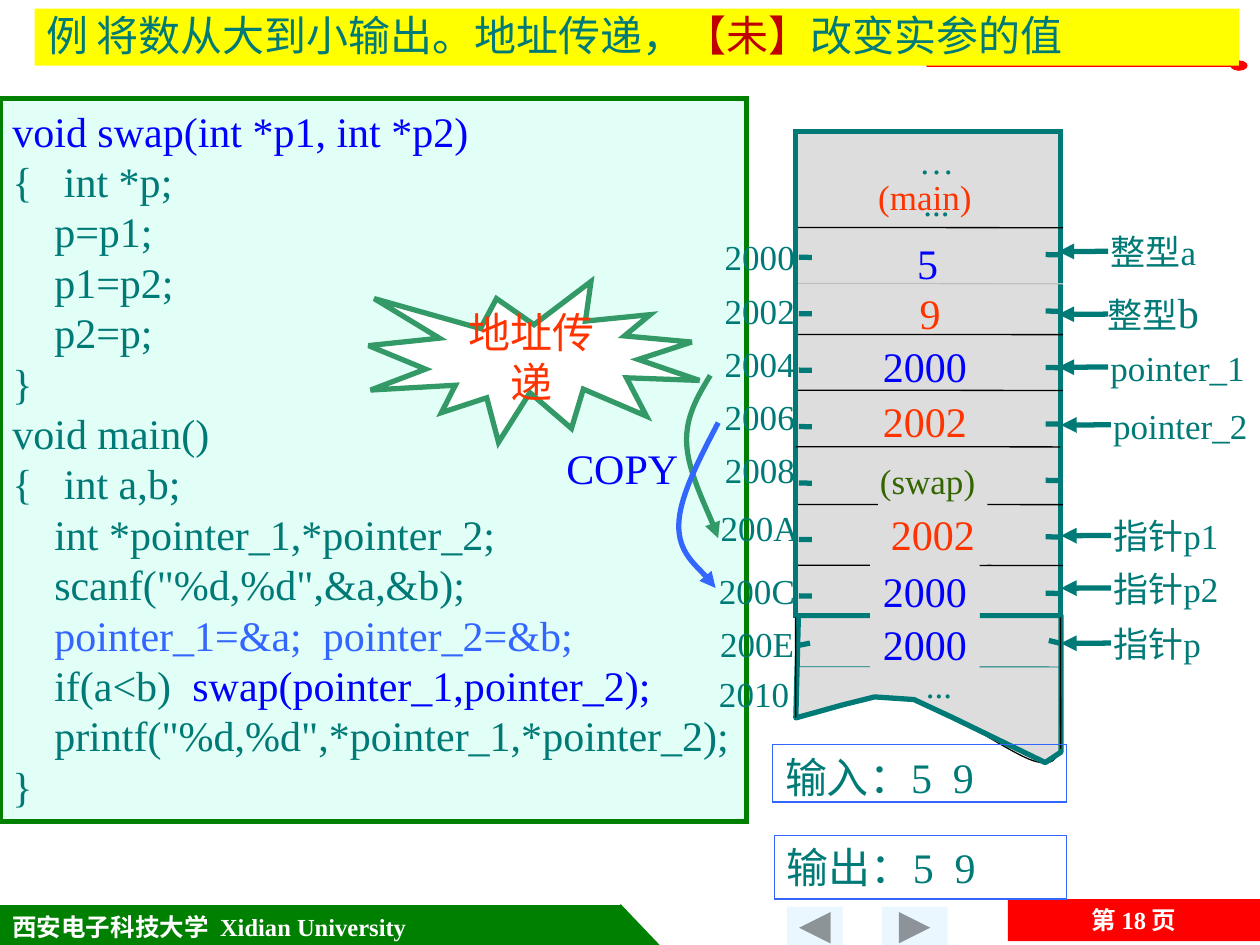
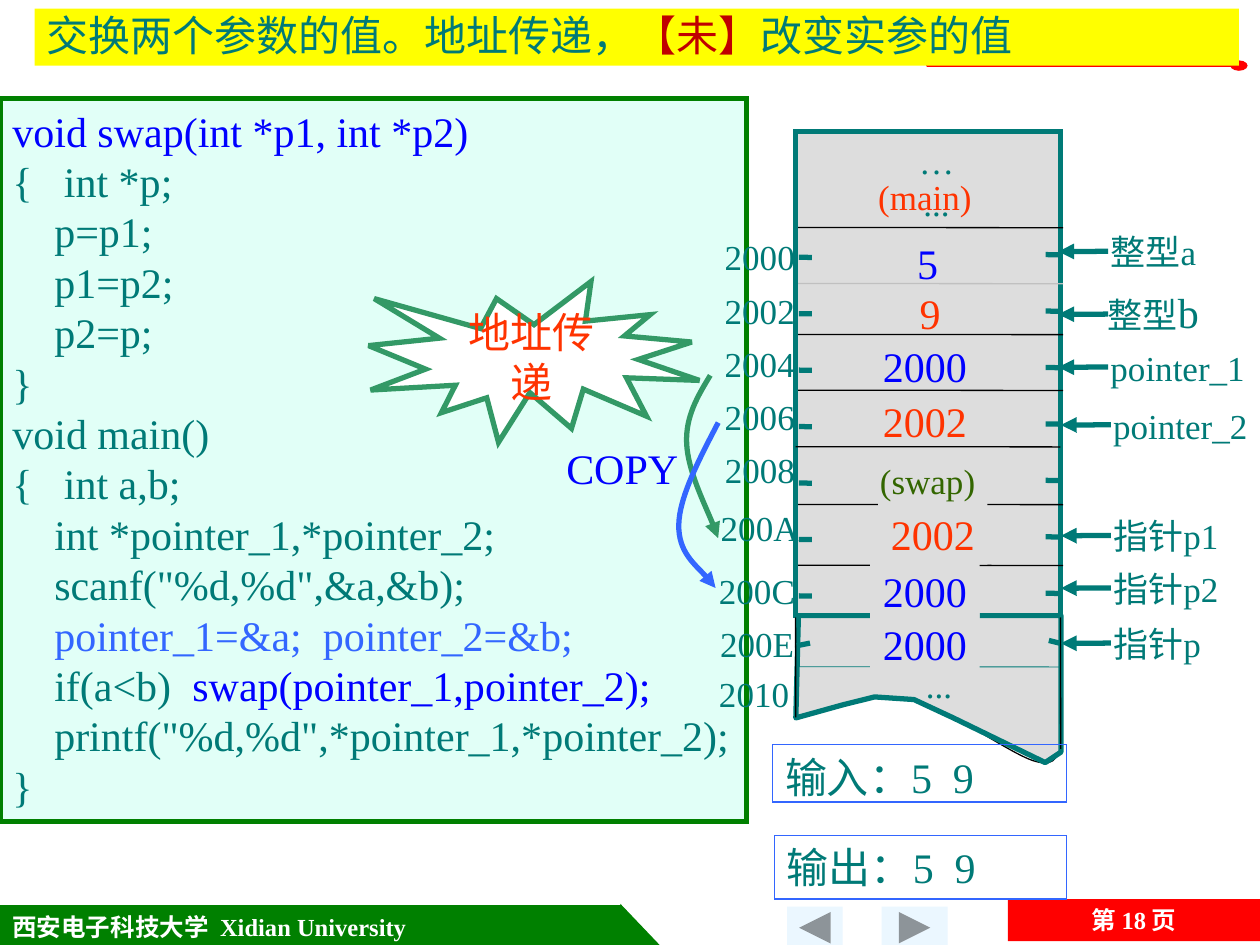
Before and after one commit to jtrfid/C-Repositories, a slide deck: slide 18 of 2015备课/课件/第8章 指针.pptx. Drawn at 1260x945 pixels with LibreOffice and Linux fonts; fonts in the diff are those of the drawing; background and template pictures are left out. Boxes give left, top, right and bottom in pixels: in the first picture for what was removed or moved away, otherwise in the second. Text is boxed around its words. In the diff, an @@ line names an element or a change of style, - is before the commit and + after.

Commit message:
修订ch8，添加实参二维数组，形参一维数组

```diff
--- a/2015备课/课件/第8章 指针.pptx
+++ b/2015备课/课件/第8章 指针.pptx
@@ text in rectangle at (x1=47, y1=8, x2=1013, y2=56): text changed @@
-例 将数从大到小输出。地址传递，【未】改变实参的值
+交换两个参数的值。地址传递，【未】改变实参的值
```
Also in this commit, not shown: 12 other slides changed, 1 slide added, 7 slides removed.
